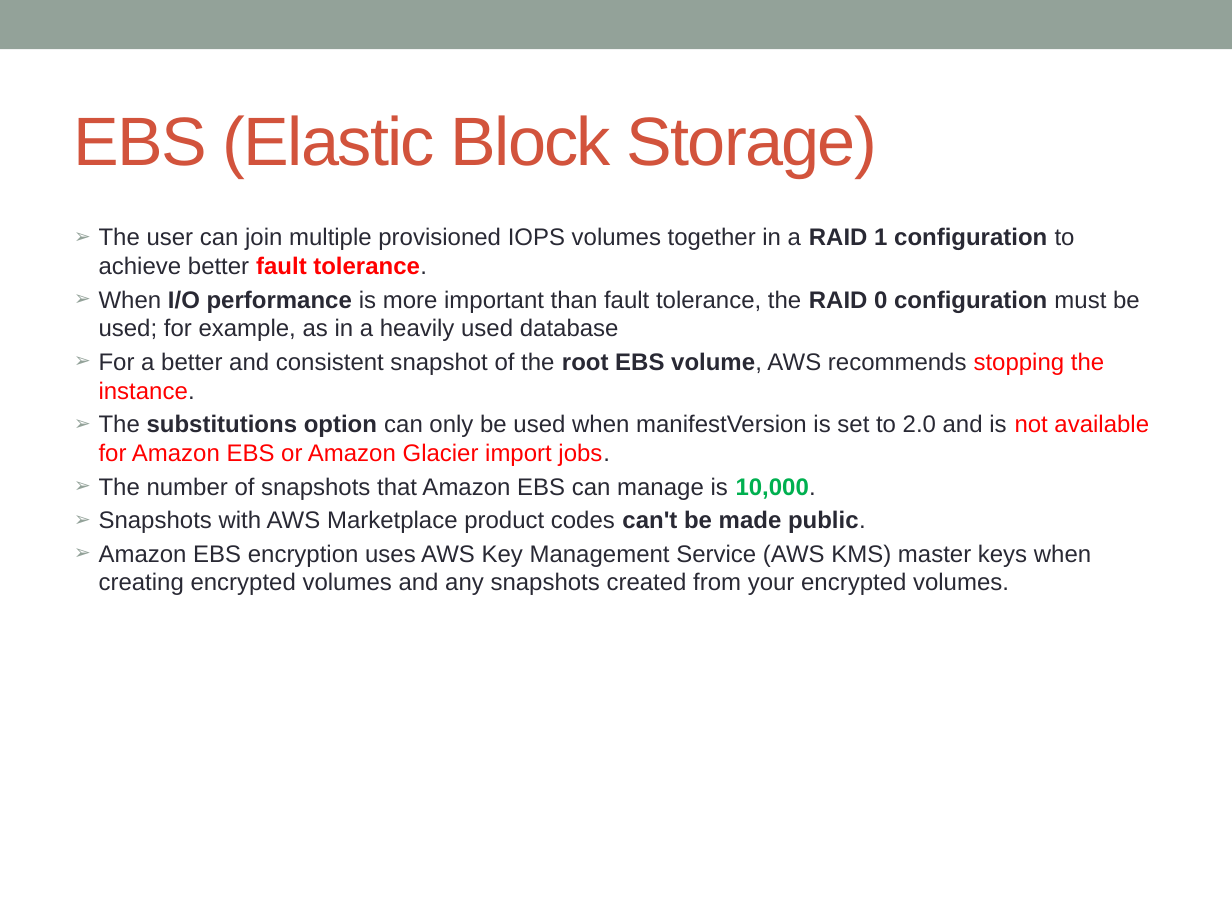
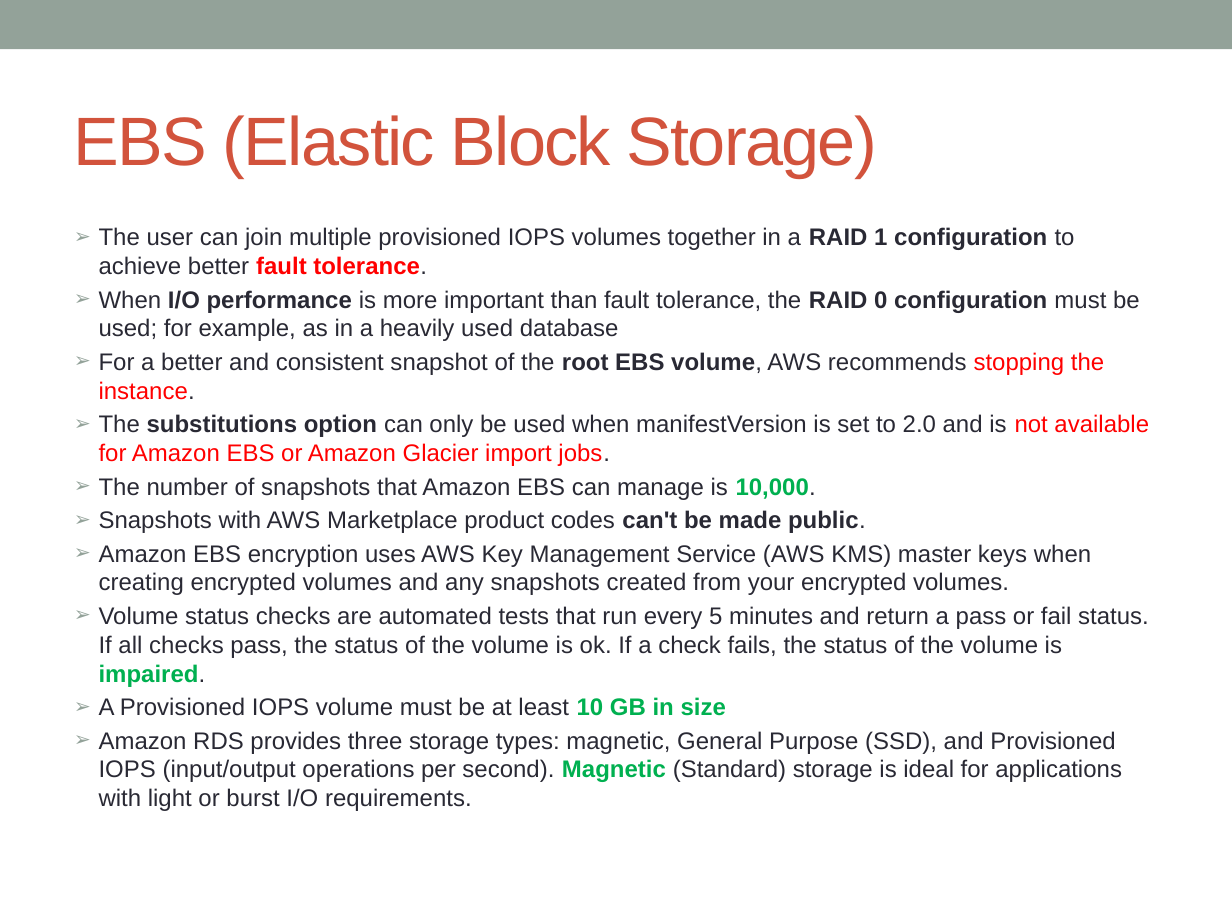
Before and after one commit to notionquest/ProjectDocumentation, a slide deck: slide 93 of AWS_Solution_Architect.pptx. Drawn at 1232x924 pixels with LibreOffice and Linux fonts; fonts in the diff are those of the drawing. Boxes give left, top, right and bottom in pixels: in the first picture for what was removed or moved away, otherwise in the second. Text is boxed around its words. In the diff, an @@ line names an element or a change of style, - is before the commit and + after.

Commit message:
ebs

```diff
--- a/AWS_Solution_Architect.pptx
+++ b/AWS_Solution_Architect.pptx
@@ text at bbox=[99, 606, 1149, 811]: paragraphs added @@
+➢ Volume status checks are automated tests that run every 5 minutes and return a pass or fail status. If all checks pass, the status of the volume is ok. If a check fails, the status of the volume is impaired.
+➢ A Provisioned IOPS volume must be at least 10 GB in size
+➢ Amazon RDS provides three storage types: magnetic, General Purpose (SSD), and Provisioned IOPS (input/output operations per second). Magnetic (Standard) storage is ideal for applications with light or burst I/O requirements.
```
Also in this commit, not shown: 3 other slides changed, 1 slide added.
